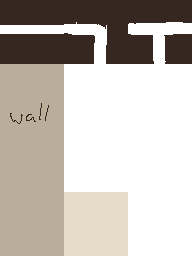
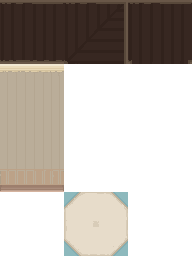
Layer changes from the first 192×256 image to the second:
added layer "圖層 3 拷貝 2" above "圖層 1 拷貝" over (128, 0, 192, 64)
added layer "圖層 3 拷貝" above "圖層 3" over (64, 0, 128, 64)
painted on "圖層 3" over (0, 0, 64, 64)
added group "群組 1" with 5 layers above "群組 2" over (64, 192, 128, 256)
added layer "圖層 6" in group "群組 1" over (64, 192, 128, 255)
added layer "圖層 5 拷貝 2" (4th of 4, in "群組 1") in group "群組 1" over (64, 232, 88, 256)
added layer "圖層 5 拷貝" (4th of 4, in "群組 1") in group "群組 1" over (104, 232, 128, 256)
added layer "圖層 5" (4th of 4, in "群組 1") in group "群組 1" over (64, 192, 88, 216)
moved "圖層 4" (4th of 4, in "群組 1") into group "群組 1", painted on it over (64, 192, 128, 256)
added group "群組 2" with 5 layers above "背景" over (0, 64, 64, 192)
added layer "圖層 10" in group "群組 2" over (0, 169, 64, 185)
added layer "圖層 8" in group "群組 2" over (0, 64, 64, 73)
added layer "圖層 9" in group "群組 2" over (0, 64, 64, 184)
added layer "圖層 7" in group "群組 2" over (0, 171, 64, 192)
moved "圖層 2" into group "群組 2", painted on it over (0, 64, 64, 256)
